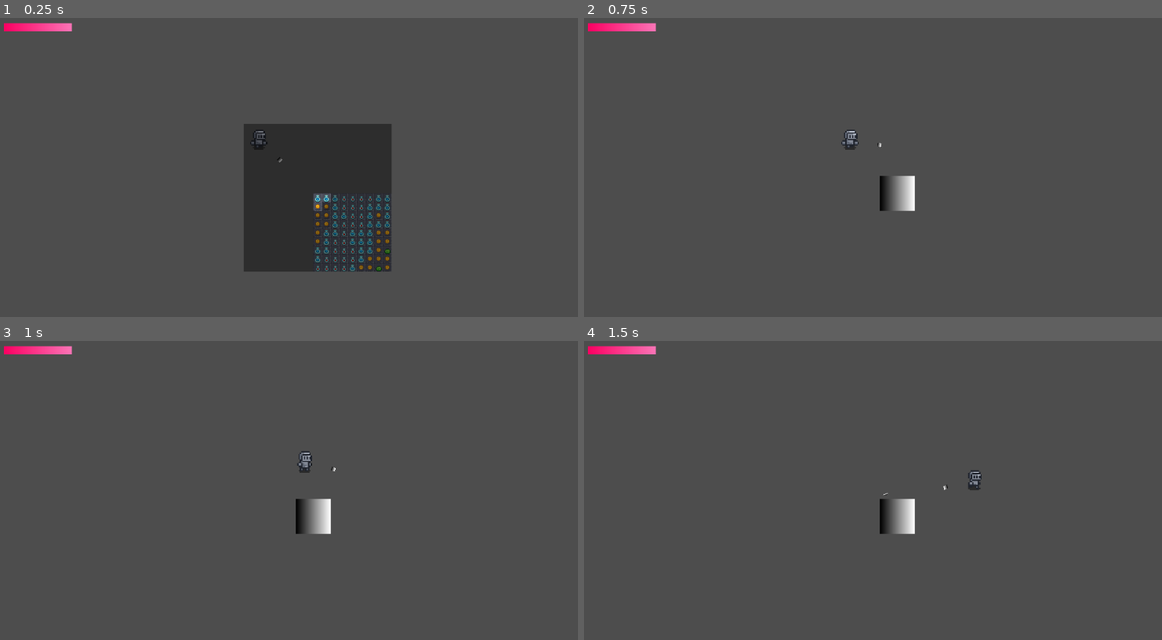
Above: before the commit, frames 1-4 (two rows, left to right).
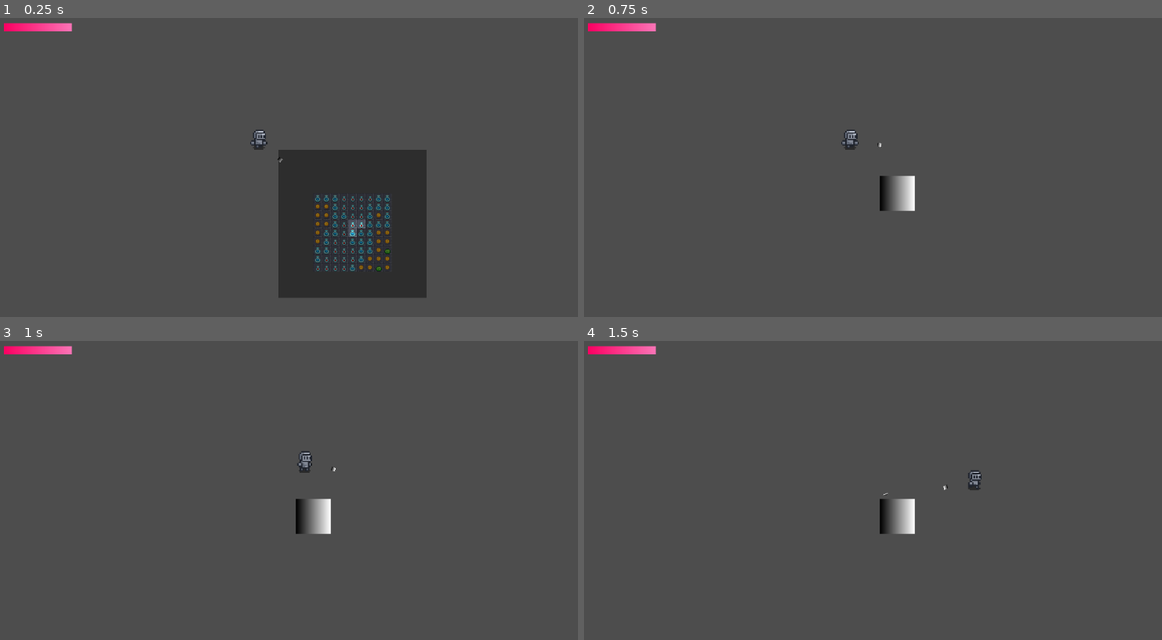
Above: after the commit, the same moments.

Repository: Fishybearr/Global26
Game: Godot game, scene res://root.tscn
The game is run twice, just before and just after one commit, with the same random seed, the same clock (stepped at 60 frames per second) and the same inputs.
Inputs (mouse positions are in pixels of both pictures, inside the frame that each line leads up to):
- Up to frame 1 (0.25 s): no input
- Up to frame 2 (0.75 s): tap Enter at 0.5 s; move the mouse to (1034, 176) at 0.52 s; hold D (x_right) from 0.53 s (still down); click (1034, 176) at 0.6 s
- Up to frame 3 (1 s): keep holding D (x_right)
- Up to frame 4 (1.5 s): move the mouse to (774, 535) at 1.27 s; release D (x_right) at 1.28 s; hold S (y_down) from 1.28 s (still down); tap Space (hit_attack) at 1.35 s

The runs differ from the first frame. In frame 1, 9.5% of the frame differs, in the area x 42-74%, y 35-94%; in frame 2, nothing differs; in frame 3, nothing differs; in frame 4, nothing differs.

Commit message:
Committing

Diff:
--- a/MaskGrid.gd
+++ b/MaskGrid.gd
@@ -65,13 +65,29 @@
 
 	# Set Sprite crap
 	MaskSprite.texture = SpriteResource.sprite
+	Input.warp_mouse(Vector2(40*16,24*16))
 	var mouseposition = local_to_map(get_local_mouse_position())
 	MaskSprite.position = mouseposition*16
 
 
 # Called every frame. 'delta' is the elapsed time since the previous frame.
 func _process(delta: float) -> void:
+	var joy_vector := Vector2(
+		Input.get_joy_axis(0, JOY_AXIS_RIGHT_X),
+		Input.get_joy_axis(0, JOY_AXIS_RIGHT_Y)
+	)
+	var js_speed = 88
+	# deadzones
+	if abs(joy_vector.x) < 0.15:
+		joy_vector.x = 0
+	if abs(joy_vector.y) < 0.15:
+		joy_vector.y = 0
+
 	var actualmouseposition = get_local_mouse_position()
+
+	actualmouseposition.x = actualmouseposition.x+joy_vector.x*js_speed
+	actualmouseposition.y = actualmouseposition.y+joy_vector.y*js_speed
+
 	actualmouseposition.x = clamp(actualmouseposition.x,position.x,position.x+Vector2(8*16,8*16).x)
 	actualmouseposition.y = clamp(actualmouseposition.y,position.y,position.y+Vector2(8*16,8*16).y)
 
@@ -85,6 +101,8 @@
 	var mouseposition = local_to_map(actualmouseposition)
 
 	MaskSprite.position = mouseposition*16
+
+
 	if Input.is_action_just_pressed("Place"):
 		var OutputOther = []
 		var OutputEnemies = []
--- a/pivot_point.gd
+++ b/pivot_point.gd
@@ -1,4 +1,6 @@
 extends Node2D
+
+@onready var PlayerRef : Player = $".."
 
 
 # Called when the node enters the scene tree for the first time.
@@ -8,4 +10,11 @@
 
 # Called every frame. 'delta' is the elapsed time since the previous frame.
 func _process(delta: float) -> void:
-	look_at(get_global_mouse_position())
+	var joy_vector := Vector2(
+		Input.get_joy_axis(0, JOY_AXIS_RIGHT_X),
+		Input.get_joy_axis(0, JOY_AXIS_RIGHT_Y)
+	)
+	if (joy_vector.x*joy_vector.y!=0):
+		look_at(PlayerRef.position+joy_vector)
+	else:
+		look_at(get_global_mouse_position())
Not shown: 1 places in player.tscn that only renumber resources
